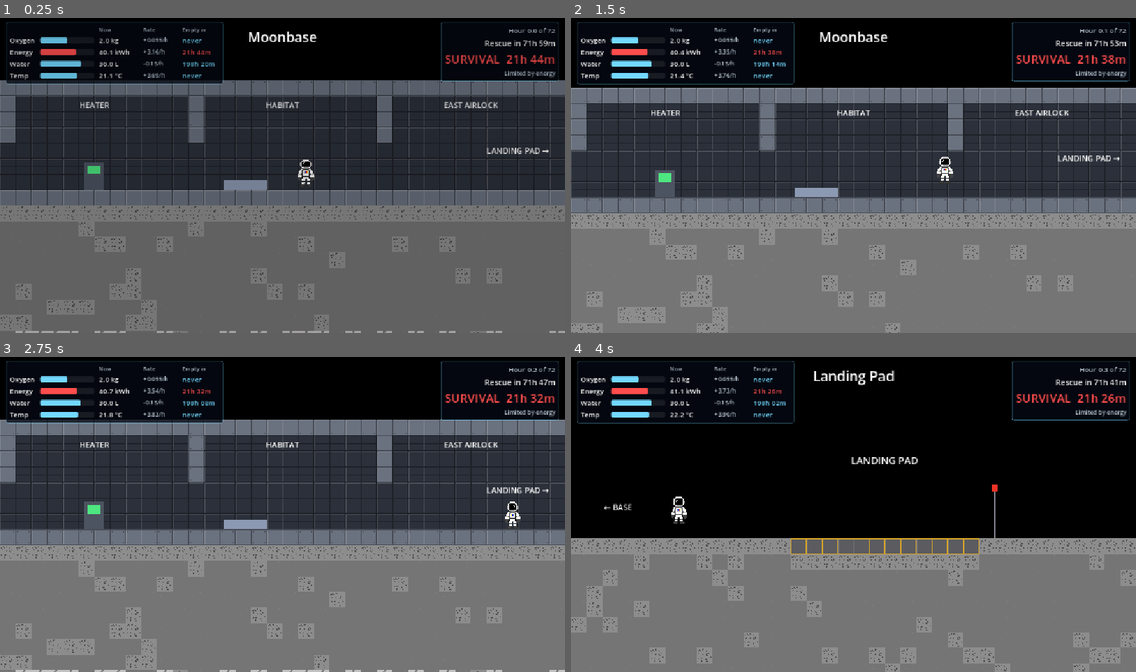
Above: before the commit, frames 1-4 (two rows, left to right).
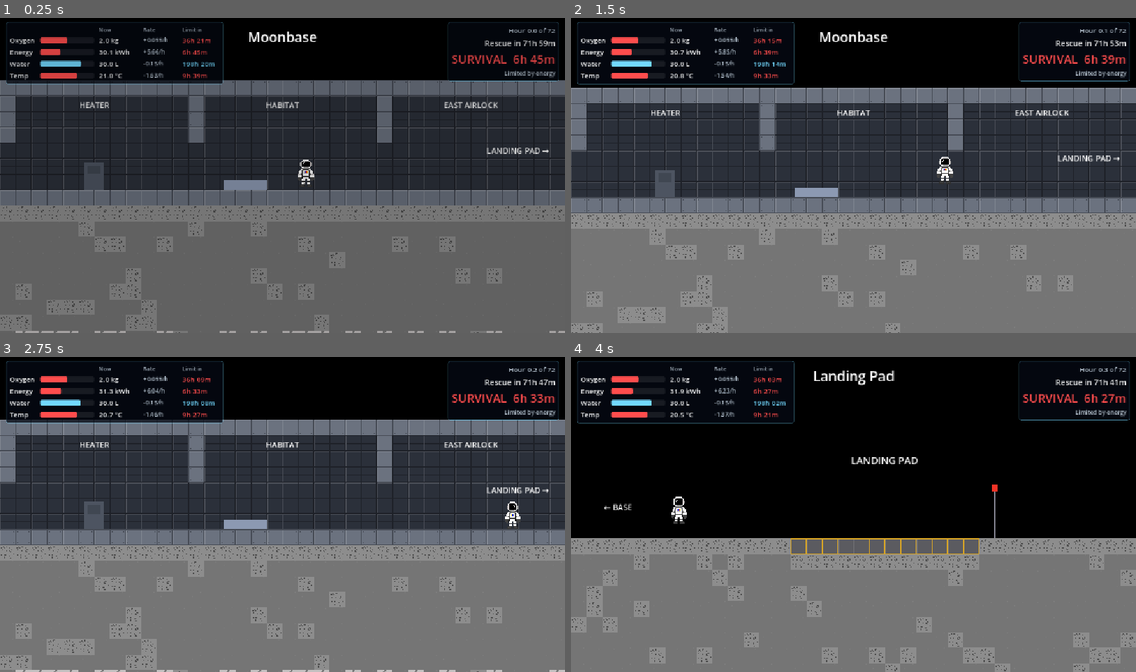
Above: after the commit, the same moments.

Repository: kushmdesai/72-Hours
Game: Godot game, scene res://scenes/main.tscn
The game is run twice, just before and just after one commit, with the same random seed, the same clock (stepped at 60 frames per second) and the same inputs.
Inputs:
- Up to frame 1 (0.25 s): no input
- Up to frame 2 (1.5 s): hold E (interact) 0.53-1.28 s; hold D (move_right) from 0.53 s (still down); tap W (jump) at 0.77 s; tap E (interact) at 1.35 s
- Up to frame 3 (2.75 s): tap W (jump) at 1.52 s; release D (move_right) at 2.03 s; hold A (move_left) from 2.03 s (still down); hold E (interact) from 2.03 s (still down)
- Up to frame 4 (4 s): release A (move_left) at 2.78 s; release E (interact) at 2.78 s; hold D (move_right) from 2.78 s (still down); tap E (interact) at 2.85 s; tap W (jump) at 3.02, 3.77 s; hold E (interact) from 3.53 s (still down)

The runs differ from the first frame. In frame 1, 0.9% of the frame differs, in the area x 7-97%, y 1-50%; in frame 2, 0.9%; in frame 3, 0.9%; in frame 4, 0.9%.

Commit message:
Lose when any resource leaves its safe min-max range
Each resource now has a safe range in BaseConfig: oxygen 0.5-4 kg,
energy 0-80 kWh, water 0-40 L, temperature 5-35 C. Going over the max
ends the game as well as falling under the min. The battery no longer
clamps, so the Solar Control console now disconnects the panels to stop
an overcharge. The time-left forecast counts down to whichever limit is
hit first, and the HUD column reads 'Limit in'. The heater starts off
because the strike happens in the morning, and the battery starts at
30 of 80 kWh, so doing nothing loses at about 7 h while careful play
still wins.

Co-Authored-By: Claude Opus 5.5 (1M context) <noreply@anthropic.com>

Diff:
--- a/scripts/base.gd
+++ b/scripts/base.gd
@@ -26,15 +26,16 @@
 signal system_toggled(system: String, on: bool)
 signal failure_started(failure: String)
 signal failure_repaired(failure: String)
-## A resource ran out (temperature: fell to the safe minimum). The model stops.
-signal game_over(resource: String, hour: float)
+## A resource left its safe range: too_high is true if it went over the
+## maximum, false if it fell to the minimum. The model stops.
+signal game_over(resource: String, hour: float, too_high: bool)
 ## The rescue ship arrived with every resource above zero. The model stops.
 signal game_won
 
 const CONFIG_PATH := "res://data/base_config.tres"
 const RESOURCES := ["oxygen", "energy", "water", "temperature"]
 ## Switchable systems, matching the `system` meta on the base's consoles.
-const SYSTEMS := ["oxygen", "water", "heater"]
+const SYSTEMS := ["solar", "oxygen", "water", "heater"]
 ## Where each failure is repaired: a system console, or the solar panels.
 const FAILURE_SITES := {
 	"dust": "solar",
@@ -59,7 +60,8 @@
 var water := 0.0
 var temperature := 0.0
 ## u_i: which systems the player has switched on.
-var switches := {"oxygen": true, "water": true, "heater": true}
+## The strike happens in the morning, so the heater starts off.
+var switches := {"solar": true, "oxygen": true, "water": true, "heater": false}
 ## Active failures, by id (keys of FAILURE_SITES).
 var failures := {}
 ## When false the clock is frozen (title screen, end screen, tests).
@@ -97,7 +99,7 @@
 	energy = config.energy_start
 	water = config.water_start
 	temperature = config.temperature_start
-	switches = {"oxygen": true, "water": true, "heater": true}
+	switches = {"solar": true, "oxygen": true, "water": true, "heater": false}
 	failures.clear()
 	history.clear()
 	ended = false
@@ -123,7 +125,7 @@
 		return
 	var rates := rates()
 	oxygen += rates.oxygen * dt
-	energy = minf(energy + rates.energy * dt, config.energy_capacity)
+	energy += rates.energy * dt
 	water += rates.water * dt
 	temperature += rates.temperature * dt
 
@@ -171,8 +173,11 @@
 	return lerpf(config.outside_night, config.outside_noon, light)
 
 
-## eta*A*S(t): solar power in kW, cut by dust when that failure is active.
+## eta*A*S(t): solar power in kW, cut by dust when that failure is active,
+## and 0 while the panels are disconnected at the Solar Control console.
 func solar_power(t: float = hour) -> float:
+	if not switches.solar:
+		return 0.0
 	var eta := config.panel_efficiency
 	if failures.has("dust"):
 		eta *= 1.0 - config.dust_loss
@@ -206,9 +211,6 @@
 	var leak_w := c.water_leak_rate if failures.has("water_leak") else 0.0
 
 	var d_energy := solar_power(t) - power_draw()
-	# A full battery can't store more; report the rate it actually changes at.
-	if e >= c.energy_capacity and d_energy > 0.0:
-		d_energy = 0.0
 
 	return {
 		"oxygen": c.generator_output * u_gen - c.oxygen_use - leak_o,
@@ -230,14 +232,15 @@
 
 # --- Survival time ----------------------------------------------------------
 
-## Hours until a resource runs out if the switches stay as they are and
-## nothing new breaks, or INF if it lasts past the forecast horizon.
+## Hours until a resource leaves its safe range (falls to its min or climbs to
+## its max) if the switches stay as they are and nothing new breaks, or INF if
+## that doesn't happen within the forecast horizon.
 ##
 ## The simple estimate t_empty = R / |dR/dt| only holds while dR/dt is
 ## constant, but here the rates change on their own: sunlight S(t) rises and
 ## sets, and Newton's cooling slows as T approaches T_out. So the forecast runs
 ## the same Euler model forward from the current state (forecast()) and reports
-## when each resource crosses empty. Between forecasts the answer just counts
+## when each resource crosses a limit. Between forecasts the answer just counts
 ## down with the clock, since the forecast already accounts for what happens
 ## in that time.
 func time_until_empty(resource: String) -> float:
@@ -248,16 +251,14 @@
 
 
 ## Run the model ahead from now (no new failures, switches unchanged) and
-## return, per resource, the hours until it reaches empty (temperature: the
-## safe minimum), or INF if that doesn't happen within FORECAST_HORIZON_HOURS.
+## return, per resource, the hours until it reaches its min or max, or INF if
+## that doesn't happen within FORECAST_HORIZON_HOURS.
 func forecast() -> Dictionary:
-	var floors := {"oxygen": 0.0, "energy": 0.0, "water": 0.0,
-			"temperature": config.temperature_min}
 	var state := {"oxygen": oxygen, "energy": energy, "water": water,
 			"temperature": temperature}
 	var result := {}
 	for key in RESOURCES:
-		if state[key] <= floors[key]:
+		if not _in_range(key, state[key]):
 			result[key] = 0.0
 	var dt := FORECAST_STEP_HOURS
 	var elapsed := 0.0
@@ -268,12 +269,12 @@
 				continue
 			var before: float = state[key]
 			var after: float = before + r[key] * dt
-			if key == "energy":
-				after = minf(after, config.energy_capacity)
 			state[key] = after
-			if after <= floors[key]:
-				# Interpolate inside the step for a smooth countdown.
-				result[key] = elapsed + dt * (before - floors[key]) / (before - after)
+			if not _in_range(key, after):
+				# Interpolate inside the step to the limit it crossed, for a
+				# smooth countdown.
+				var limit := max_of(key) if after >= max_of(key) else min_of(key)
+				result[key] = elapsed + dt * (limit - before) / (after - before)
 		elapsed += dt
 	for key in RESOURCES:
 		if not result.has(key):
@@ -380,21 +381,29 @@
 # --- Bookkeeping ------------------------------------------------------------
 
 func _check_end() -> void:
-	var empty := ""
-	if oxygen <= 0.0:
-		empty = "oxygen"
-	elif energy <= 0.0:
-		empty = "energy"
-	elif water <= 0.0:
-		empty = "water"
-	elif temperature <= config.temperature_min:
-		empty = "temperature"
-	if empty != "":
-		ended = true
-		game_over.emit(empty, hour)
-	elif hour >= config.rescue_hours:
+	for key in RESOURCES:
+		if not _in_range(key, value(key)):
+			ended = true
+			game_over.emit(key, hour, value(key) >= max_of(key))
+			return
+	if hour >= config.rescue_hours:
 		ended = true
 		game_won.emit()
+		return
+
+
+## Lowest safe value of a resource (oxygen_min, energy_min, ...).
+func min_of(resource: String) -> float:
+	return config.get(resource + "_min")
+
+
+## Highest safe value of a resource (oxygen_max, energy_max, ...).
+func max_of(resource: String) -> float:
+	return config.get(resource + "_max")
+
+
+func _in_range(resource: String, v: float) -> bool:
+	return v > min_of(resource) and v < max_of(resource)
 
 
 func _record() -> void:
--- a/scripts/base_config.gd
+++ b/scripts/base_config.gd
@@ -14,13 +14,26 @@
 
 @export_group("Starting values")
 @export var oxygen_start: float = 2.0
-@export var energy_start: float = 40.0
-## Battery size. Solar input beyond a full battery is wasted.
-@export var energy_capacity: float = 60.0
+@export var energy_start: float = 30.0
 @export var water_start: float = 30.0
 @export var temperature_start: float = 21.0
-## Lowest safe cabin temperature; reaching it ends the game like an empty tank.
+
+@export_group("Safe ranges")
+## Each resource must stay strictly between its min and max; touching either
+## limit ends the game.
+## Below the minimum the astronaut can't breathe; above the maximum the cabin
+## air is oxygen-rich enough to be a fire risk.
+@export var oxygen_min: float = 0.5
+@export var oxygen_max: float = 4.0
+## A flat battery shuts down life support; charging past capacity overheats it.
+@export var energy_min: float = 0.0
+@export var energy_max: float = 80.0
+## The tank holds 40 L, and nothing refills it, so only the minimum matters.
+@export var water_min: float = 0.0
+@export var water_max: float = 40.0
+## Too cold to live below the minimum, heat stroke above the maximum.
 @export var temperature_min: float = 5.0
+@export var temperature_max: float = 35.0
 
 @export_group("Oxygen  dO/dt = g*u_gen - c_O - L_O")
 ## g: oxygen generator output in kg/h while switched on.
--- a/scripts/hud.gd
+++ b/scripts/hud.gd
@@ -21,7 +21,7 @@
 ## Temperature is "empty" when it falls to the lowest safe limit, not zero.
 const CONFIG := {
 	"oxygen": {"label": "Oxygen", "unit": "kg", "min": 0.0, "max": 4.0, "floor": 0.0},
-	"energy": {"label": "Energy", "unit": "kWh", "min": 0.0, "max": 60.0, "floor": 0.0},
+	"energy": {"label": "Energy", "unit": "kWh", "min": 0.0, "max": 80.0, "floor": 0.0},
 	"water": {"label": "Water", "unit": "L", "min": 0.0, "max": 40.0, "floor": 0.0},
 	"temperature": {"label": "Temp", "unit": "°C", "min": -20.0, "max": 40.0, "floor": 5.0},
 }
@@ -180,7 +180,7 @@
 	grid.add_theme_constant_override("h_separation", 10)
 	grid.add_theme_constant_override("v_separation", 4)
 	panel.add_child(grid)
-	for header in ["", "", "Now", "Rate", "Empty in"]:
+	for header in ["", "", "Now", "Rate", "Limit in"]:
 		grid.add_child(_label(header, 11, COLOR_DIM))
 	for key in RESOURCES:
 		var cfg: Dictionary = CONFIG[key]
--- a/scripts/systems_controller.gd
+++ b/scripts/systems_controller.gd
@@ -3,7 +3,8 @@
 ## Connects the Base model to the map: switches, repairs, alarms and the end screen.
 ##
 ## Walk up to a system console in the Moonbase and press E to switch that system
-## on or off (its u_i term in the equations). When something has failed, hold E
+## on or off (its u_i term in the equations). The Solar Control console connects
+## or disconnects the panels, to stop a full battery overcharging. When something has failed, hold E
 ## at the console (or at any solar panel for dust) to repair it. Console screens
 ## show green = on, grey = off, flashing red = broken.
 
@@ -13,6 +14,7 @@
 @export var repair_seconds: float = 2.0
 
 const SYSTEM_LABELS := {
+	"solar": "solar panels",
 	"oxygen": "oxygen generator",
 	"water": "water recycler",
 	"heater": "heater",
@@ -104,10 +106,10 @@
 			on = not on
 		text = "%s: %s\nE to switch %s" % [
 			SYSTEM_LABELS[_target_site].capitalize(), "ON" if on else "OFF", "off" if on else "on"]
-	elif _target_site == "solar":
-		text = "Solar input %.1f kW  (draw %.1f kW)" % [Base.solar_power(), Base.power_draw()]
-		if Base.failures.has("dust"):
-			text += "\nPanels dusty: clean them on the Solar Array"
+		if _target_site == "solar":
+			text += "\nSolar %.1f kW, draw %.1f kW" % [Base.solar_power(), Base.power_draw()]
+			if Base.failures.has("dust"):
+				text += "\nPanels dusty: clean them on the Solar Array"
 	else:
 		_prompt.visible = false
 		return
@@ -152,15 +154,23 @@
 	_repair_progress = 0.0
 
 
-func _on_game_over(resource: String, hour: float) -> void:
-	var reasons := {
-		"oxygen": "The oxygen ran out",
+func _on_game_over(resource: String, hour: float, too_high: bool) -> void:
+	var c := Base.config
+	var low := {
+		"oxygen": "Oxygen fell below %.1f kg and you passed out" % c.oxygen_min,
 		"energy": "The battery went flat",
 		"water": "The water ran out",
-		"temperature": "The base froze below %d °C" % int(Base.config.temperature_min),
+		"temperature": "The base froze below %d °C" % int(c.temperature_min),
 	}
+	var high := {
+		"oxygen": "Oxygen built up past %.1f kg and the air caught fire" % c.oxygen_max,
+		"energy": "The battery overcharged past %d kWh and burned out" % int(c.energy_max),
+		"water": "The water tank overflowed",
+		"temperature": "The base overheated past %d °C" % int(c.temperature_max),
+	}
+	var reason: String = high[resource] if too_high else low[resource]
 	_show_end("%s at hour %.1f.\nThe rescue ship was %.1f hours away." % [
-		reasons[resource], hour, Base.hours_until_rescue()])
+		reason, hour, Base.hours_until_rescue()])
 
 
 func _on_game_won() -> void:
--- a/tests/balance_sim.gd
+++ b/tests/balance_sim.gd
@@ -11,7 +11,7 @@
 	base.config.seed = 7
 	var no_fail: Dictionary = {}
 	print_rich("strategy                 | result")
-	for strategy in ["all_on", "all_off", "careful", "careful_failures", "careful_slow_repair"]:
+	for strategy in ["do_nothing", "all_on", "all_off", "careful", "careful_failures", "careful_slow_repair"]:
 		for seed in ([1, 2, 3, 4, 5] if strategy.ends_with("failures") or strategy.ends_with("repair") else [1]):
 			base.config.seed = seed
 			var saved: Dictionary = base.config.failure_rates.duplicate()
@@ -28,7 +28,8 @@
 func _play(base: Node, strategy: String) -> String:
 	var out := {"text": "", "failures": 0}
 	var low := {"oxygen": INF, "energy": INF, "water": INF, "temperature": INF}
-	var on_lost := func(r, h): out.text = "LOST %s at %.1fh" % [r, h]
+	var high := {"oxygen": -INF, "energy": -INF, "water": -INF, "temperature": -INF}
+	var on_lost := func(r, h, high): out.text = "LOST %s %s at %.1fh" % [r, "high" if high else "low", h]
 	var on_won := func(): out.text = "WON"
 	var on_fail := func(_f): out.failures += 1
 	base.game_over.connect(on_lost)
@@ -41,12 +42,24 @@
 				base.set_system("oxygen", false)
 				base.set_system("water", false)
 				base.set_system("heater", false)
+			"do_nothing":
+				pass
 			"all_on":
-				pass
+				base.set_system("heater", true)
 			_:
-				# Make oxygen only in daylight, heat to hold ~18-24 °C,
-				# recycle unless the battery is low.
-				base.set_system("oxygen", base.is_day() and base.energy > 10.0 or base.oxygen < 0.6)
+				# Make oxygen in daylight up to 3 kg, heat to hold ~18-24 °C,
+				# recycle unless the battery is low, and disconnect the panels
+				# before the battery overcharges.
+				if base.oxygen > 3.0:
+					base.set_system("oxygen", false)
+				elif base.oxygen < 1.0 or (base.is_day() and base.energy > 10.0):
+					base.set_system("oxygen", true)
+				elif not base.is_day():
+					base.set_system("oxygen", false)
+				if base.energy > 55.0:
+					base.set_system("solar", false)
+				elif base.energy < 50.0:
+					base.set_system("solar", true)
 				if base.temperature < 18.0:
 					base.set_system("heater", true)
 				elif base.temperature > 24.0:
@@ -58,7 +71,8 @@
 		base.step(DT)
 		for k in low:
 			low[k] = minf(low[k], base.value(k))
+			high[k] = maxf(high[k], base.value(k))
 	base.game_over.disconnect(on_lost)
 	base.game_won.disconnect(on_won)
 	base.failure_started.disconnect(on_fail)
-	return "%-22s failures %d | lows O %.2f E %.1f W %.1f T %.1f" % [out.text, out.failures, low.oxygen, low.energy, low.water, low.temperature]
+	return "%-22s failures %d | O %.2f-%.2f E %.1f-%.1f W %.1f-%.1f T %.1f-%.1f" % [out.text, out.failures, low.oxygen, high.oxygen, low.energy, high.energy, low.water, high.water, low.temperature, high.temperature]
Not shown, changed: docs/project-description.md
Not shown, changed: docs/project-plan.md
